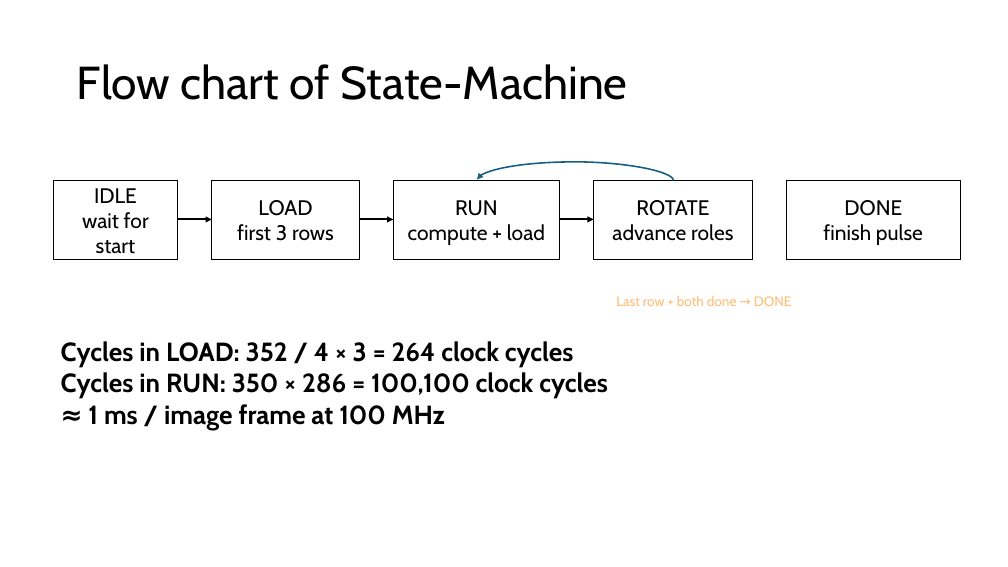
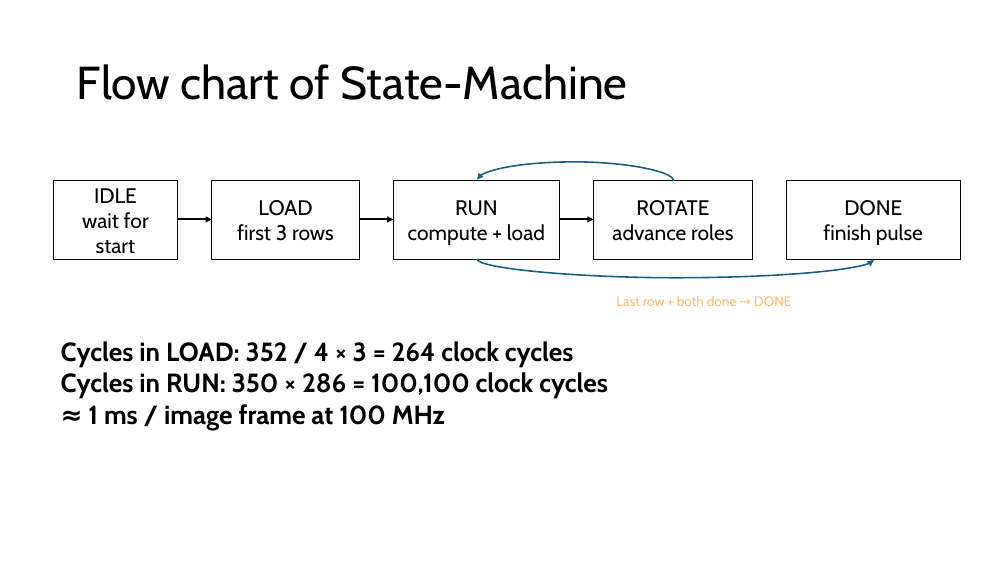
Before and after one commit to madsamtoft/G75-Didactic-SoC, a slide deck: slide 4 of assignment/SOBEL_TASK1_PP.pptx. Drawn at 1008x567 pixels with LibreOffice and Linux fonts; fonts in the diff are those of the drawing. Boxes give left, top, right and bottom in pixels: in the first picture for what was removed or moved away, otherwise in the second. Text is boxed around its words. In the diff, an @@ line names an element or a change of style, - is before the commit and + after.

Commit message:
PowerPoint update

```diff
--- a/assignment/SOBEL_TASK1_PP.pptx
+++ b/assignment/SOBEL_TASK1_PP.pptx
@@ curved arrow added from (477, 259) to (874, 260), #156082 1.5 pt @@
```
